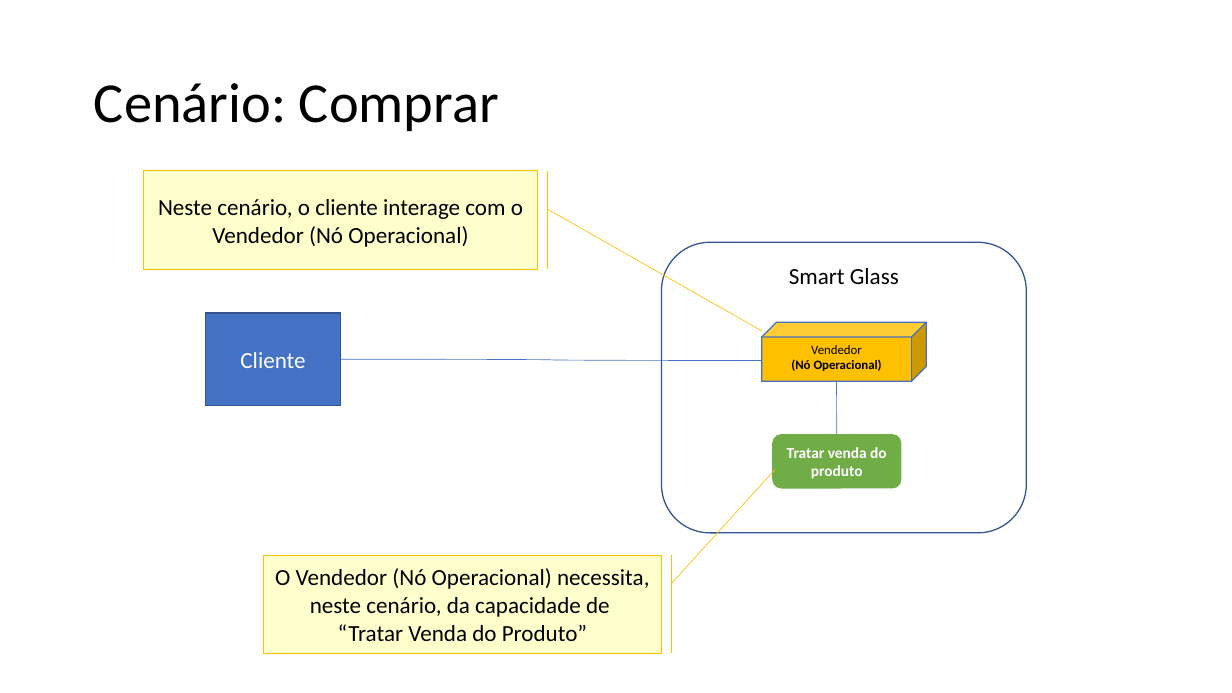
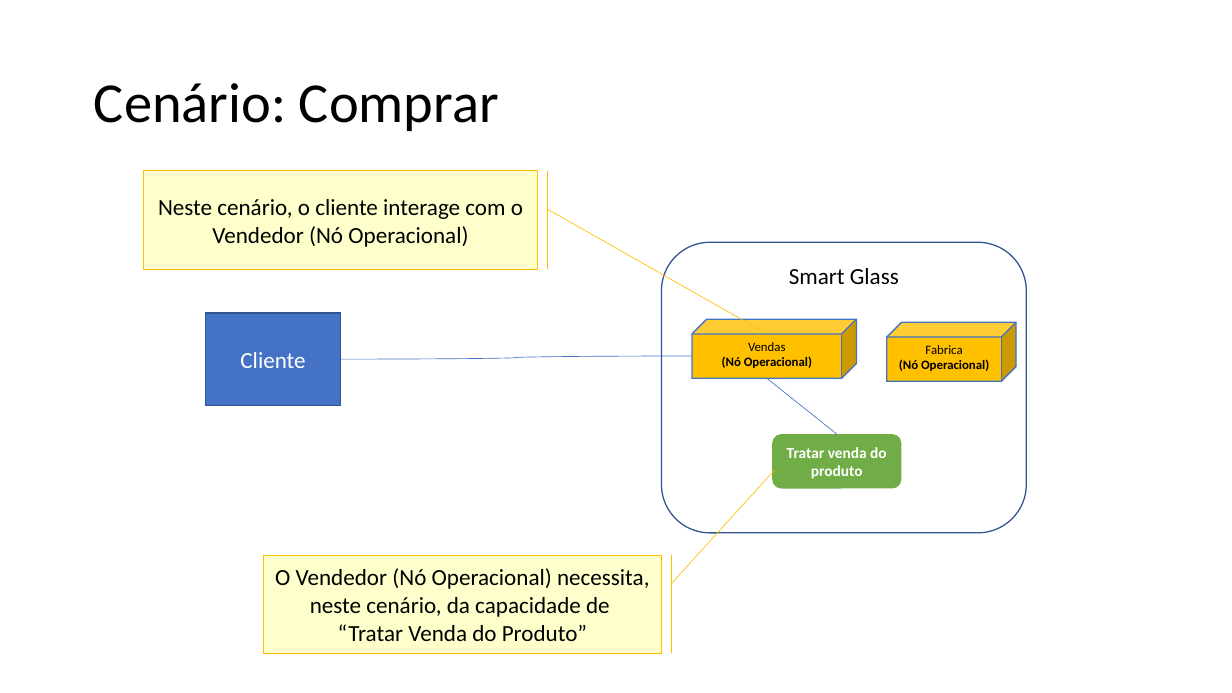
Before and after one commit to Geremias-ms/ENGENHARIADEREQUISITOS, a slide deck: slide 3 of 015 - ARQUITETURA DE NEGOCIO PARA CADA CENÁRIO.pptx. Drawn at 1232x693 pixels with LibreOffice and Linux fonts; fonts in the diff are those of the drawing. Boxes give left, top, right and bottom in pixels: in the first picture for what was removed or moved away, otherwise in the second. Text is boxed around its words. In the diff, an @@ line names an element or a change of style, - is before the commit and + after.

Commit message:
015 - ARQUITETURA DE NEGOCIO PARA CADA CENÁRIO

```diff
--- a/015 - ARQUITETURA DE NEGOCIO PARA CADA CENÁRIO.pptx
+++ b/015 - ARQUITETURA DE NEGOCIO PARA CADA CENÁRIO.pptx
@@ cube "Vendas": place and size @@
-cube "Vendas" at bbox=[762, 323, 926, 382]
+cube "Vendas" at bbox=[692, 319, 857, 378]
@@ cube added at bbox=[887, 323, 1017, 382], fill #FFC000, outline #4472C4 1 pt, 10 pt, text #000000, bold @@
+Fabrica
+(Nó Operacional)
@@ curved line moved from (341, 360) - (762, 360) to (341, 360) - (692, 356) @@
@@ text in cube at bbox=[748, 342, 786, 351]: text changed @@
-Vendedor
+Vendas
@@ line moved from (836, 382) - (837, 434) to (767, 378) - (837, 434) @@
```
Also in this commit, not shown: 4 other slides changed, 4 slides removed.
